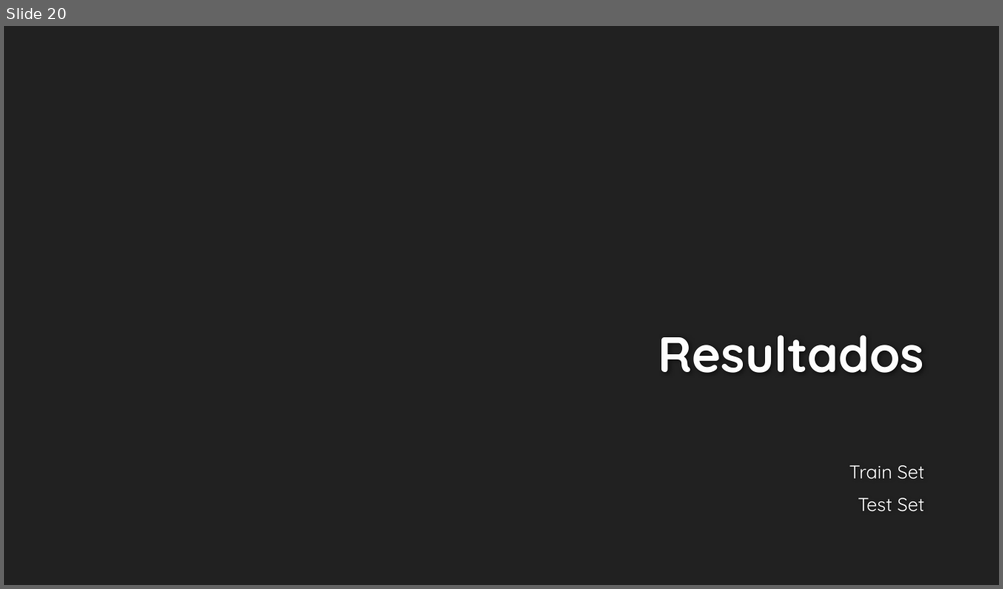
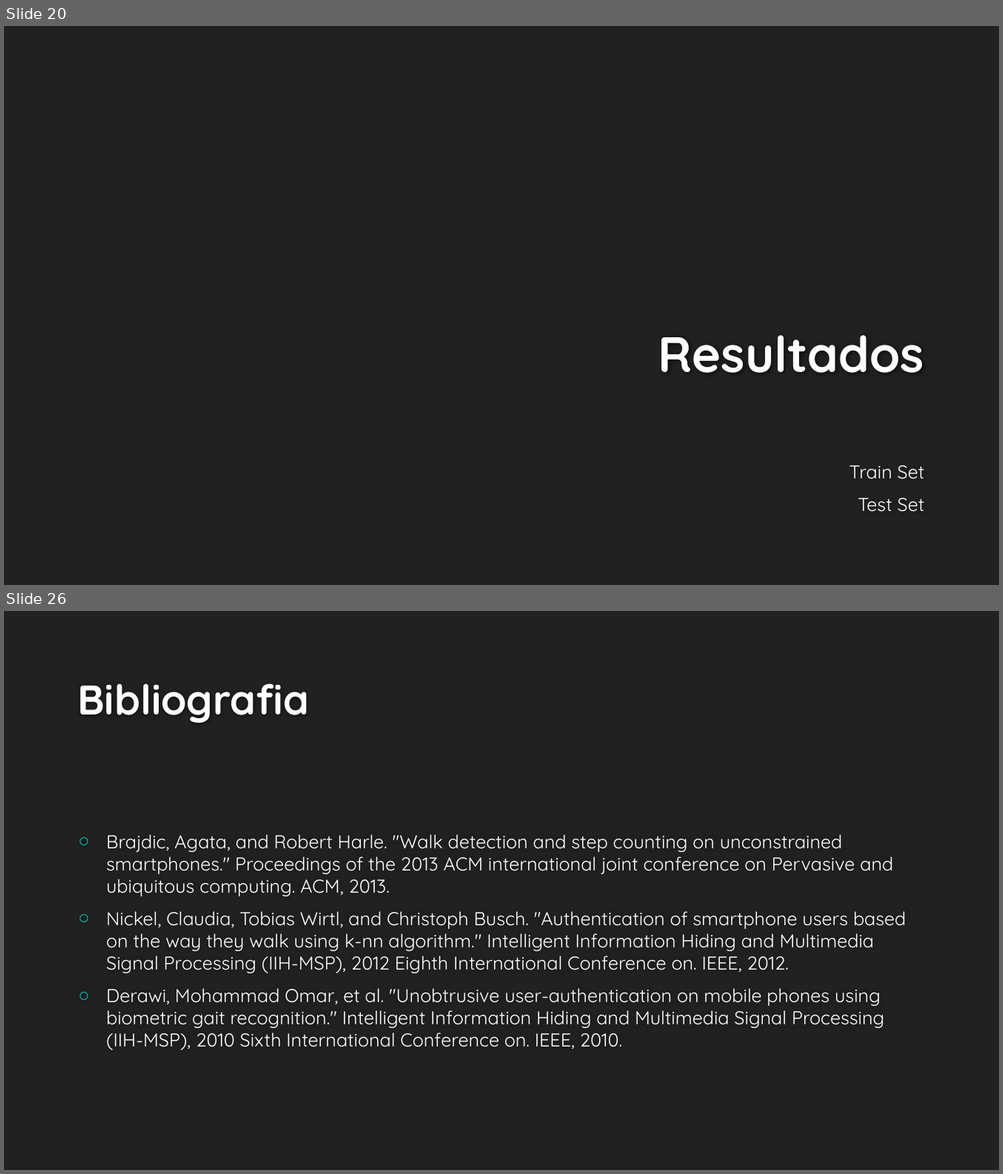
Before and after one commit to JoaoSRocha/AGE_Costa_Rocha, a slide deck: mid-season_report/AGE.pptx. Shown one above the other, each under a label of ours: slide 20 before the commit, slides 20 and 26 after it; the slides between them are not shown. The pictures are 1003x589 and 1003x1174 pixels, drawn with LibreOffice and Linux fonts; fonts in the diff are those of the drawing; background and template pictures are left out. Boxes give left, top, right and bottom in pixels: in the first picture for what was removed or moved away, otherwise in the second. Text is boxed around its words. In the diff, an @@ line names an element or a change of style, - is before the commit and + after.

```diff
--- a/mid-season_report/AGE.pptx
+++ b/mid-season_report/AGE.pptx
@@ slide 26 added at (4, 611, 999, 1170), background #212121 @@
@@ title added at (77, 684, 309, 723), 40 pt, text #FEFEFE, bold @@
+Bibliografia
@@ text added at (106, 834, 905, 1051), 18 pt, text #FFFFFF @@
+○ Brajdic, Agata, and Robert Harle. "Walk detection and step counting on unconstrained smartphones." Proceedings of the 2013 ACM international joint conference on Pervasive and ubiquitous computing. ACM, 2013.
+○ Nickel, Claudia, Tobias Wirtl, and Christoph Busch. "Authentication of smartphone users based on the way they walk using k-nn algorithm." Intelligent Information Hiding and Multimedia Signal Processing (IIH-MSP), 2012 Eighth International Conference on. IEEE, 2012.
+○ Derawi, Mohammad Omar, et al. "Unobtrusive user-authentication on mobile phones using biometric gait recognition." Intelligent Information Hiding and Multimedia Signal Processing (IIH-MSP), 2010 Sixth International Conference on. IEEE, 2010.
```
Also in this commit, not shown: 5 slides changed, 4 other slides added, 5 other files.
